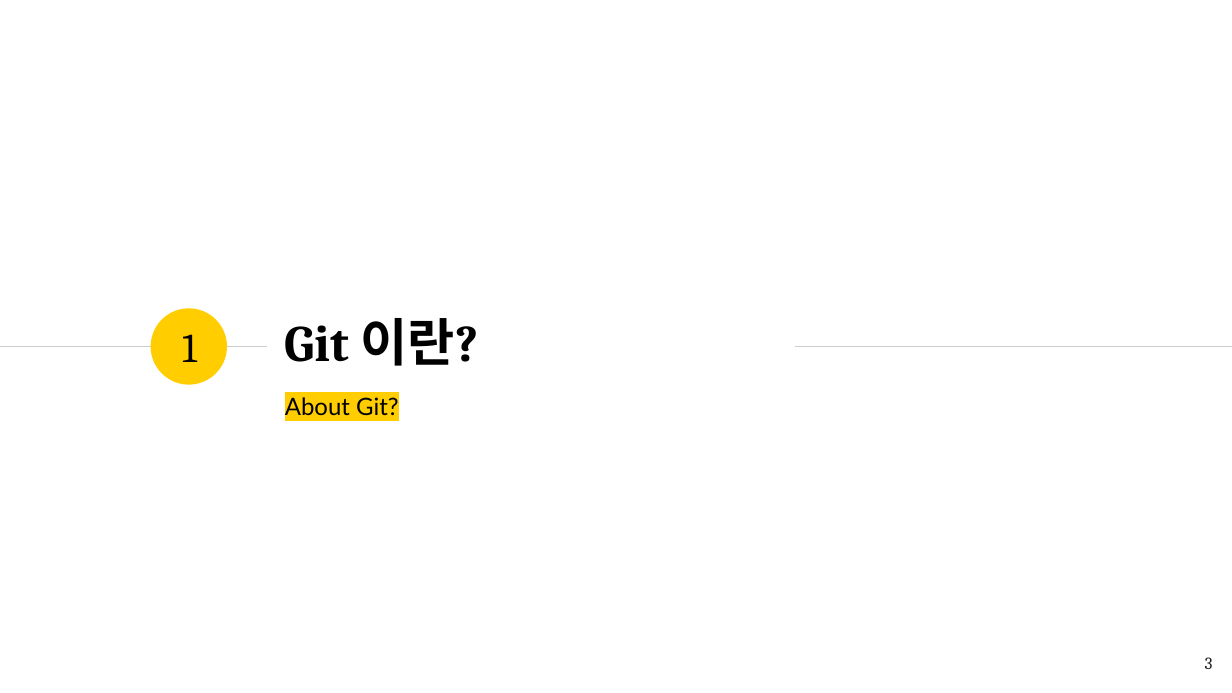
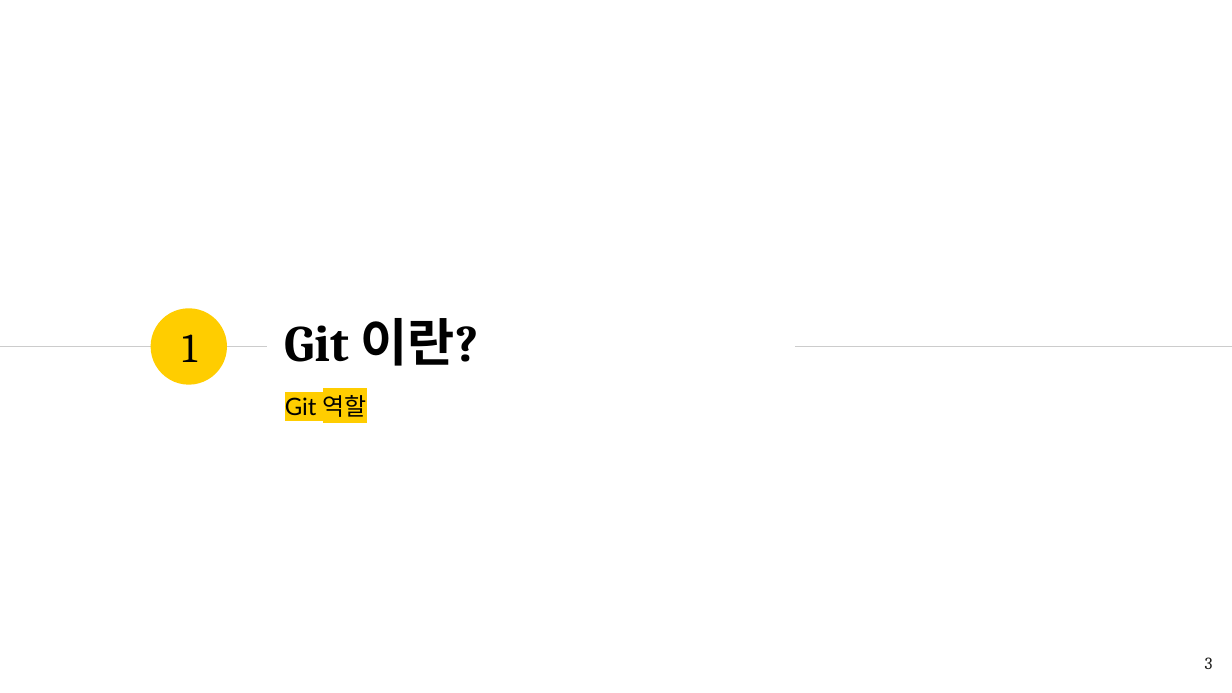
Before and after one commit to romiii37/CampusSeven, a slide deck: slide 3 of Git.pptx. Drawn at 1232x693 pixels with LibreOffice and Linux fonts; fonts in the diff are those of the drawing. Boxes give left, top, right and bottom in pixels: in the first picture for what was removed or moved away, otherwise in the second. Text is boxed around its words. In the diff, an @@ line names an element or a change of style, - is before the commit and + after.

```diff
--- a/Git.pptx
+++ b/Git.pptx
@@ subtitle at (x1=285, y1=395, x2=367, y2=417): text changed @@
-About Git?
+Git 역할
```
Also in this commit, not shown: 9 other slides changed, 5 slides added, 3 slides removed.
